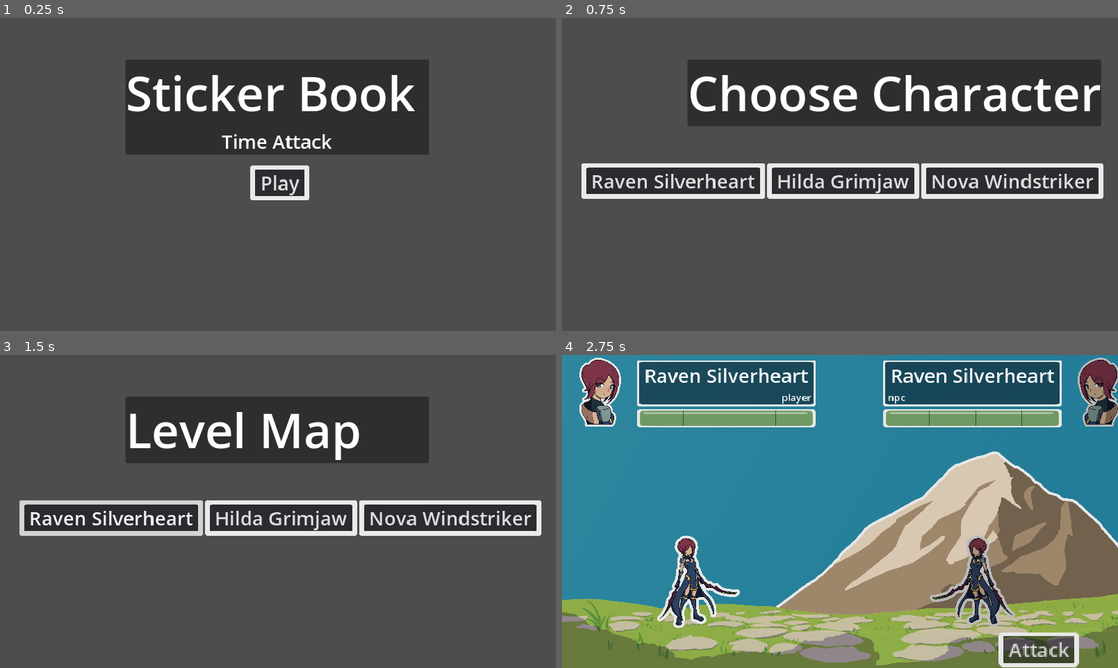
Above: before the commit, frames 1-4 (two rows, left to right).
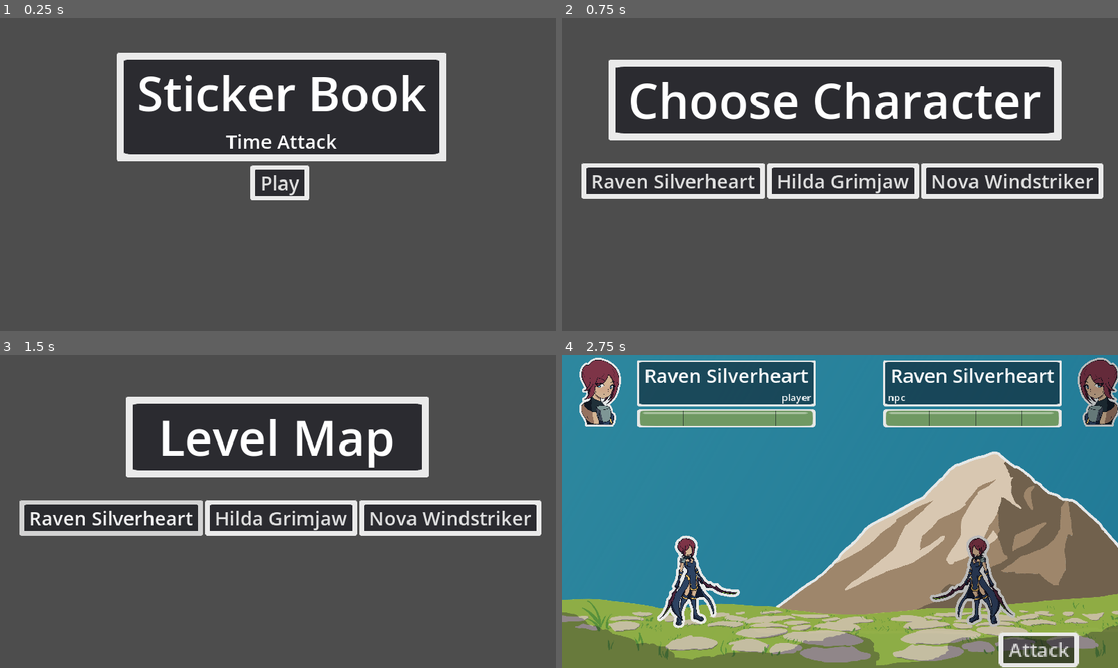
Above: after the commit, the same moments.

Repository: MajorZiploc/sticker_book_moments
Game: Godot game, scene res://scenes/title_scene.tscn
Two runs of this game, one before a commit and one after it. Both use one fixed random seed, a clock stepped at 60 frames per second and the inputs below.
Inputs:
- Up to frame 1 (0.25 s): no input
- Up to frame 2 (0.75 s): click "Play" at 0.5 s
- Up to frame 3 (1.5 s): click "Raven Silverheart" at 1.25 s
- Up to frame 4 (2.75 s): click "Raven Silverheart" at 2 s

The runs differ from the first frame. In frame 1, 7.6% of the frame differs, in the area x 21-81%, y 10-46%; in frame 2, 14%, in the area x 8-97%, y 13-40%; in frame 3, 6.9%; in frame 4, nothing differs.

Commit message:
panel sticker styles on things

Diff:
--- a/scenes/battle_scene.tscn
+++ b/scenes/battle_scene.tscn
@@ -192,11 +192,12 @@
 offset_top = 270.0
 offset_right = 883.0
 offset_bottom = 467.0
+theme_type_variation = &"PanelLargeSticker"
 
 [node name="title" type="Label" parent="ui_root/ui/npc_turn"]
 layout_mode = 2
 theme_type_variation = &"HeaderLarge"
-text = "NPC Turn"
+text = " NPC Turn "
 horizontal_alignment = 1
 
 [node name="action_counter" type="BoxContainer" parent="ui_root/ui"]
--- a/scenes/choose_char.tscn
+++ b/scenes/choose_char.tscn
@@ -31,8 +31,10 @@
 
 [node name="panel" type="PanelContainer" parent="ui_root/ui/title_card"]
 layout_mode = 0
-offset_right = 629.0
-offset_bottom = 137.0
+offset_left = -164.0
+offset_right = 774.0
+offset_bottom = 167.0
+theme_type_variation = &"PanelLargeSticker"
 
 [node name="vbox" type="VBoxContainer" parent="ui_root/ui/title_card/panel"]
 layout_mode = 2
@@ -40,7 +42,7 @@
 [node name="title" type="Label" parent="ui_root/ui/title_card/panel/vbox"]
 layout_mode = 2
 theme_type_variation = &"HeaderXLarge"
-text = "Choose Character"
+text = " Choose Character "
 
 [node name="cam" type="Camera2D" parent="."]
 position = Vector2(830, 361)
--- a/scenes/level_map.tscn
+++ b/scenes/level_map.tscn
@@ -33,6 +33,7 @@
 layout_mode = 0
 offset_right = 629.0
 offset_bottom = 137.0
+theme_type_variation = &"PanelLargeSticker"
 
 [node name="vbox" type="VBoxContainer" parent="ui_root/ui/title_card/panel"]
 layout_mode = 2
@@ -40,7 +41,8 @@
 [node name="title" type="Label" parent="ui_root/ui/title_card/panel/vbox"]
 layout_mode = 2
 theme_type_variation = &"HeaderXLarge"
-text = "Level Map"
+text = " Level Map "
+horizontal_alignment = 1
 
 [node name="cam" type="Camera2D" parent="."]
 position = Vector2(830, 361)
--- a/scenes/title_scene.tscn
+++ b/scenes/title_scene.tscn
@@ -31,8 +31,11 @@
 
 [node name="panel" type="PanelContainer" parent="ui_root/ui/title_card"]
 layout_mode = 0
-offset_right = 629.0
-offset_bottom = 137.0
+offset_left = -18.0
+offset_top = -15.0
+offset_right = 665.0
+offset_bottom = 211.0
+theme_type_variation = &"PanelLargeSticker"
 
 [node name="vbox" type="VBoxContainer" parent="ui_root/ui/title_card/panel"]
 layout_mode = 2
@@ -40,13 +43,13 @@
 [node name="title" type="Label" parent="ui_root/ui/title_card/panel/vbox"]
 layout_mode = 2
 theme_type_variation = &"HeaderXLarge"
-text = "Sticker Book"
+text = " Sticker Book "
 
 [node name="subtitle" type="Label" parent="ui_root/ui/title_card/panel/vbox"]
 layout_mode = 2
 size_flags_horizontal = 4
 theme_type_variation = &"HeaderMedium"
-text = "Time Attack"
+text = " Time Attack "
 
 [node name="play" type="Control" parent="ui_root/ui"]
 layout_mode = 1
